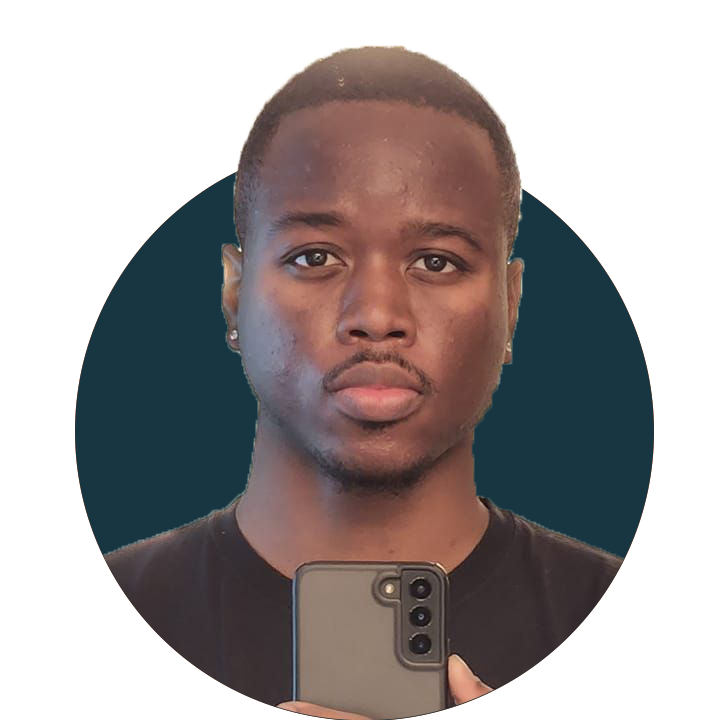
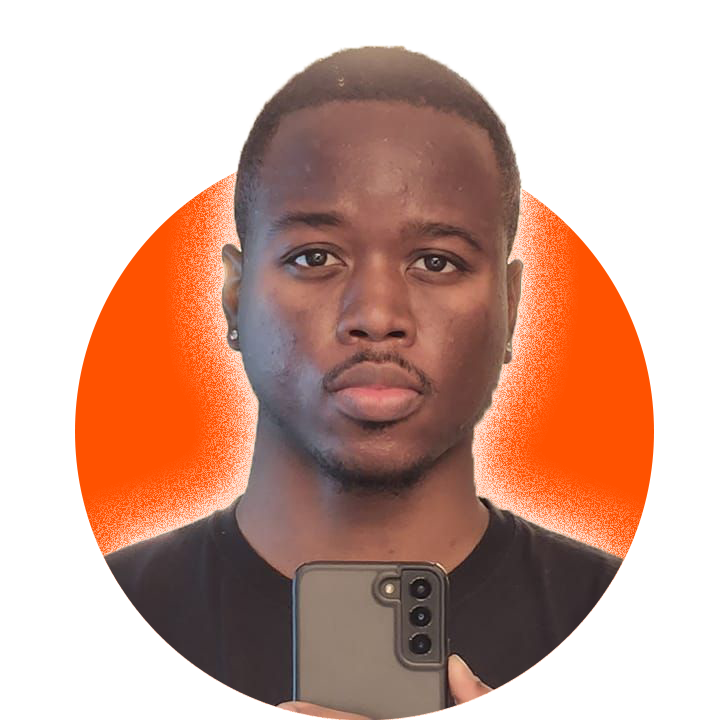
Layered file, before and after one edit (720x720). Changes by layer:
hid "Ellipse 1" over box(75, 170, 654, 720)
